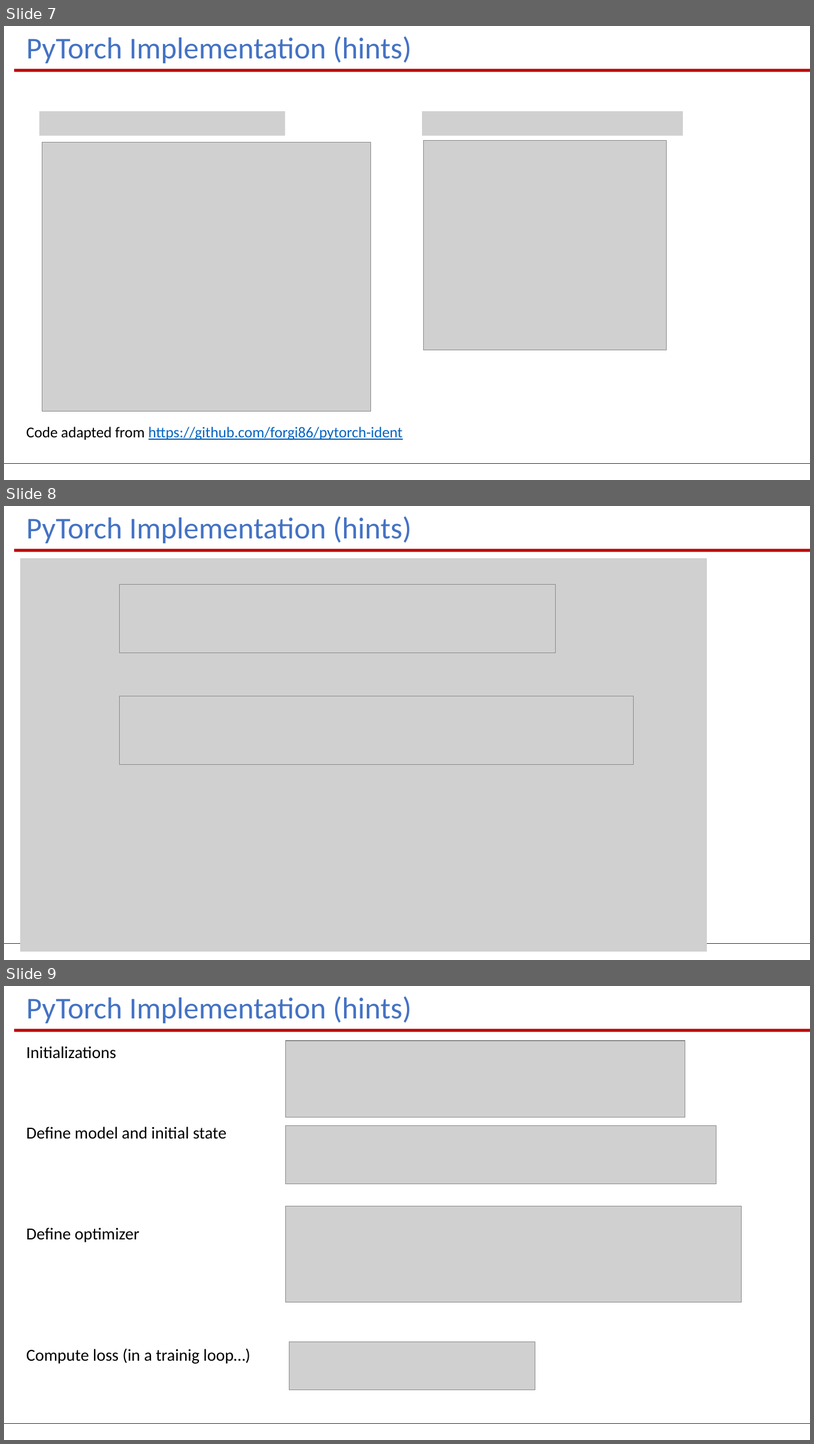
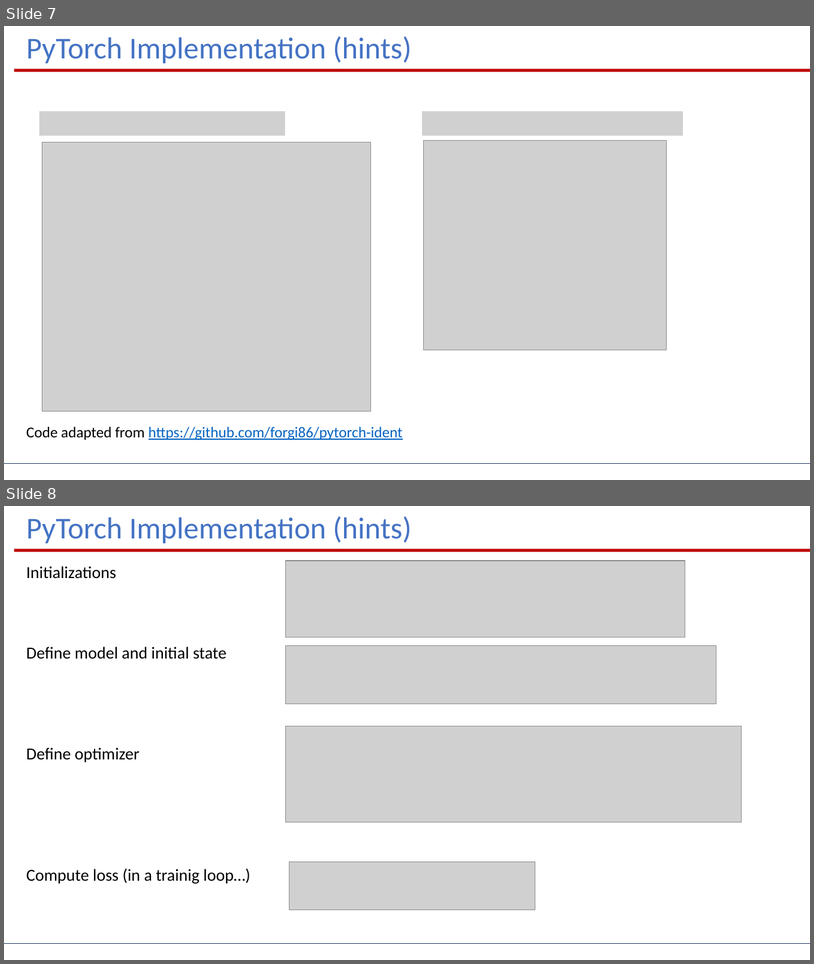
Before and after one commit to PatrykBBB/dl-sysid-eeci2025, a slide deck: exercises/state_space/state_space_exercise.pptx. Shown one above the other, each under a label of ours: slides 7, 8 and 9 before the commit, slides 7 and 8 after it. The pictures are 814x1444 and 814x964 pixels, drawn with LibreOffice and Linux fonts; fonts in the diff are those of the drawing; grey boxes stand for pictures. Boxes give left, top, right and bottom in pixels: in the first picture for what was removed or moved away, otherwise in the second. Text is boxed around its words. In the diff, an @@ line names an element or a change of style, - is before the commit and + after.

```diff
--- a/exercises/state_space/state_space_exercise.pptx
+++ b/exercises/state_space/state_space_exercise.pptx
@@ slide 8 removed at (x1=4, y1=506, x2=810, y2=960), background #FFFFFF @@
@@ text removed at (x1=26, y1=516, x2=411, y2=543) @@
-PyTorch Implementation (hints)
@@ rectangle removed at (x1=14, y1=549, x2=810, y2=552) @@
@@ picture removed at (x1=20, y1=558, x2=708, y2=951) @@
@@ picture removed at (x1=120, y1=584, x2=556, y2=652) @@
@@ picture removed at (x1=120, y1=696, x2=634, y2=765) @@
@@ line removed from (4, 943) to (810, 943) @@
@@ what was slide 9 is now slide 8 @@
```
Also in this commit, not shown: 5 slides changed, 3 other files.
